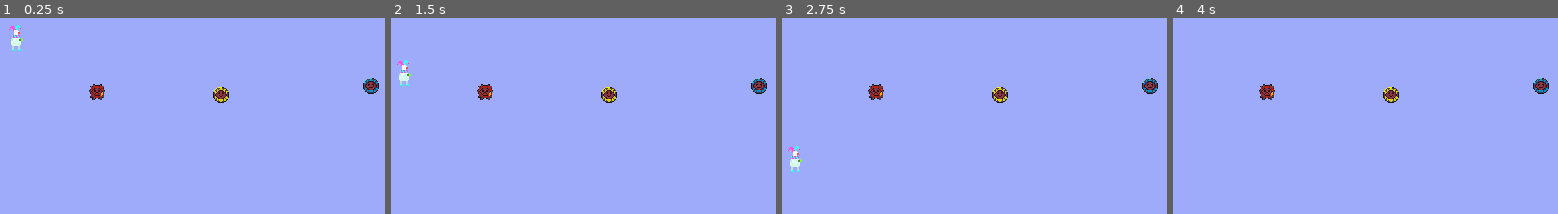
Above: before the commit, frames 1-4 (left to right).
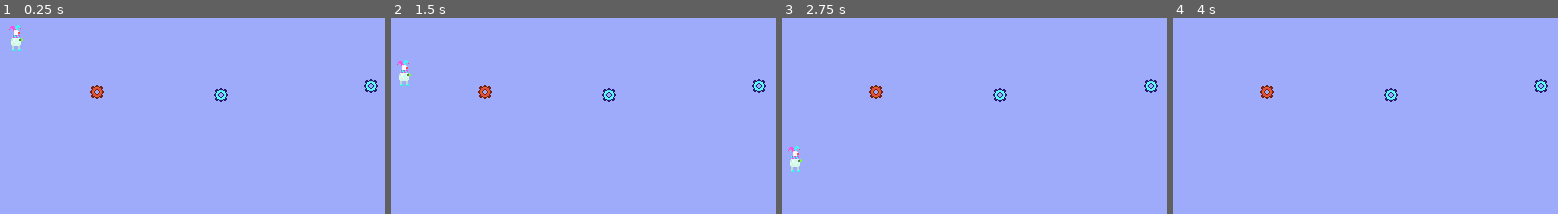
Above: after the commit, the same moments.

Repository: Person552/tower-swing
Game: Godot game, scene res://scenes/main.tscn
Two runs of this game, one before a commit and one after it. Both use one fixed random seed, a clock stepped at 60 frames per second and the inputs below.
Inputs:
- Up to frame 1 (0.25 s): no input
- Up to frame 2 (1.5 s): tap Enter (ui_accept) at 0.5, 0.77 s
- Up to frame 3 (2.75 s): tap Enter (ui_accept) at 1.52 s
- Up to frame 4 (4 s): tap Enter (ui_accept) at 3.02, 3.5, 3.77 s

The runs differ from the first frame. In frame 1, 0.8% of the frame differs, in the area x 23-99%, y 30-44%; in frame 2, 0.8%; in frame 3, 0.8%; in frame 4, 0.8%.

Commit message:
hookpoints
updated hookpoint sprites and animation

Diff:
--- a/scenes/hook_point.tscn
+++ b/scenes/hook_point.tscn
@@ -1,15 +1,112 @@
 [gd_scene format=3 uid="uid://dtrurqm5eg5uu"]
 
 [ext_resource type="Script" uid="uid://cbld2bk53n63x" path="res://scripts/hook_point.gd" id="1_y31g3"]
-[ext_resource type="Texture2D" uid="uid://n6mbm7h70k83" path="res://placeholders/hookpoint_loop.png" id="2_rabuv"]
-[ext_resource type="Texture2D" uid="uid://dl4os67gqc5v7" path="res://placeholders/hookpoint_pull.png" id="3_m7fba"]
-[ext_resource type="Texture2D" uid="uid://daky2dfjgi7c6" path="res://placeholders/hookpoint_swing.png" id="4_43l11"]
+[ext_resource type="Texture2D" uid="uid://b24ijiadwv45" path="res://textures/hookpoints.png" id="2_y31g3"]
+
+[sub_resource type="AtlasTexture" id="AtlasTexture_kgy2h"]
+atlas = ExtResource("2_y31g3")
+region = Rect2(0, 0, 16, 16)
+
+[sub_resource type="AtlasTexture" id="AtlasTexture_rabuv"]
+atlas = ExtResource("2_y31g3")
+region = Rect2(0, 16, 16, 16)
+
+[sub_resource type="AtlasTexture" id="AtlasTexture_m7fba"]
+atlas = ExtResource("2_y31g3")
+region = Rect2(0, 32, 16, 16)
+
+[sub_resource type="AtlasTexture" id="AtlasTexture_43l11"]
+atlas = ExtResource("2_y31g3")
+region = Rect2(0, 48, 16, 16)
+
+[sub_resource type="AtlasTexture" id="AtlasTexture_an26g"]
+atlas = ExtResource("2_y31g3")
+region = Rect2(0, 64, 16, 16)
+
+[sub_resource type="AtlasTexture" id="AtlasTexture_r44k5"]
+atlas = ExtResource("2_y31g3")
+region = Rect2(0, 80, 16, 16)
+
+[sub_resource type="AtlasTexture" id="AtlasTexture_xvnol"]
+atlas = ExtResource("2_y31g3")
+region = Rect2(0, 112, 16, 16)
+
+[sub_resource type="AtlasTexture" id="AtlasTexture_potai"]
+atlas = ExtResource("2_y31g3")
+region = Rect2(16, 0, 16, 16)
+
+[sub_resource type="AtlasTexture" id="AtlasTexture_rw710"]
+atlas = ExtResource("2_y31g3")
+region = Rect2(16, 16, 16, 16)
+
+[sub_resource type="AtlasTexture" id="AtlasTexture_elbvd"]
+atlas = ExtResource("2_y31g3")
+region = Rect2(16, 32, 16, 16)
+
+[sub_resource type="AtlasTexture" id="AtlasTexture_gqac5"]
+atlas = ExtResource("2_y31g3")
+region = Rect2(16, 48, 16, 16)
+
+[sub_resource type="AtlasTexture" id="AtlasTexture_gs6l7"]
+atlas = ExtResource("2_y31g3")
+region = Rect2(16, 64, 16, 16)
+
+[sub_resource type="AtlasTexture" id="AtlasTexture_flop7"]
+atlas = ExtResource("2_y31g3")
+region = Rect2(16, 80, 16, 16)
+
+[sub_resource type="AtlasTexture" id="AtlasTexture_seogd"]
+atlas = ExtResource("2_y31g3")
+region = Rect2(16, 112, 16, 16)
+
+[sub_resource type="AtlasTexture" id="AtlasTexture_dm574"]
+atlas = ExtResource("2_y31g3")
+region = Rect2(32, 0, 16, 16)
+
+[sub_resource type="AtlasTexture" id="AtlasTexture_qgsk7"]
+atlas = ExtResource("2_y31g3")
+region = Rect2(32, 16, 16, 16)
+
+[sub_resource type="AtlasTexture" id="AtlasTexture_41j5s"]
+atlas = ExtResource("2_y31g3")
+region = Rect2(32, 32, 16, 16)
+
+[sub_resource type="AtlasTexture" id="AtlasTexture_tdw3c"]
+atlas = ExtResource("2_y31g3")
+region = Rect2(32, 48, 16, 16)
+
+[sub_resource type="AtlasTexture" id="AtlasTexture_73c13"]
+atlas = ExtResource("2_y31g3")
+region = Rect2(32, 64, 16, 16)
+
+[sub_resource type="AtlasTexture" id="AtlasTexture_nnhe8"]
+atlas = ExtResource("2_y31g3")
+region = Rect2(32, 80, 16, 16)
+
+[sub_resource type="AtlasTexture" id="AtlasTexture_bxvrk"]
+atlas = ExtResource("2_y31g3")
+region = Rect2(32, 112, 16, 16)
 
 [sub_resource type="SpriteFrames" id="SpriteFrames_psq6u"]
 animations = [{
 "frames": [{
 "duration": 1.0,
-"texture": ExtResource("2_rabuv")
+"texture": SubResource("AtlasTexture_kgy2h")
+}, {
+"duration": 1.0,
+"texture": SubResource("AtlasTexture_rabuv")
+}, {
+"duration": 1.0,
+"texture": SubResource("AtlasTexture_m7fba")
+}, {
+"duration": 1.0,
+"texture": SubResource("AtlasTexture_43l11")
+}, {
+"duration": 1.0,
+"texture": SubResource("AtlasTexture_an26g")
+}, {
+"duration": 1.0,
+"texture": SubResource("AtlasTexture_r44k5")
 }],
 "loop": 1,
 "name": &"loop",
@@ -17,7 +114,30 @@
 }, {
 "frames": [{
 "duration": 1.0,
-"texture": ExtResource("3_m7fba")
+"texture": SubResource("AtlasTexture_xvnol")
+}],
+"loop": 1,
+"name": &"loop_hooked",
+"speed": 5.0
+}, {
+"frames": [{
+"duration": 1.0,
+"texture": SubResource("AtlasTexture_potai")
+}, {
+"duration": 1.0,
+"texture": SubResource("AtlasTexture_rw710")
+}, {
+"duration": 1.0,
+"texture": SubResource("AtlasTexture_elbvd")
+}, {
+"duration": 1.0,
+"texture": SubResource("AtlasTexture_gqac5")
+}, {
+"duration": 1.0,
+"texture": SubResource("AtlasTexture_gs6l7")
+}, {
+"duration": 1.0,
+"texture": SubResource("AtlasTexture_flop7")
 }],
 "loop": 1,
 "name": &"pull",
@@ -25,10 +145,41 @@
 }, {
 "frames": [{
 "duration": 1.0,
-"texture": ExtResource("4_43l11")
+"texture": SubResource("AtlasTexture_seogd")
+}],
+"loop": 1,
+"name": &"pull_hooked",
+"speed": 5.0
+}, {
+"frames": [{
+"duration": 1.0,
+"texture": SubResource("AtlasTexture_dm574")
+}, {
+"duration": 1.0,
+"texture": SubResource("AtlasTexture_qgsk7")
+}, {
+"duration": 1.0,
+"texture": SubResource("AtlasTexture_41j5s")
+}, {
+"duration": 1.0,
+"texture": SubResource("AtlasTexture_tdw3c")
+}, {
+"duration": 1.0,
+"texture": SubResource("AtlasTexture_73c13")
+}, {
+"duration": 1.0,
+"texture": SubResource("AtlasTexture_nnhe8")
 }],
 "loop": 1,
 "name": &"swing",
+"speed": 5.0
+}, {
+"frames": [{
+"duration": 1.0,
+"texture": SubResource("AtlasTexture_bxvrk")
+}],
+"loop": 1,
+"name": &"swing_hooked",
 "speed": 5.0
 }]
 
@@ -38,4 +189,4 @@
 [node name="AnimatedSprite2D" type="AnimatedSprite2D" parent="." unique_id=1647605189]
 z_index = -1
 sprite_frames = SubResource("SpriteFrames_psq6u")
-animation = &"swing"
+animation = &"loop"
--- a/scripts/hook_point.gd
+++ b/scripts/hook_point.gd
@@ -7,8 +7,23 @@
 		$AnimatedSprite2D.animation = type
 @export var id : int
 
+var current_offset = Vector2(0.0, 0.0)
+
 func _process(delta: float) -> void:
 	if Engine.is_editor_hint():
 		var name_id = String(self.name).replace("HookPoint","")
 		if name_id.is_valid_int() :
 			self.id = name_id
+	else:
+		# Code for hookpoints to randomly float around
+		current_offset.x += randf_range(-0.1,0.1)
+		current_offset.y += randf_range(-0.1,0.1)
+		if current_offset.x > 2:
+			current_offset.x = 2
+		if current_offset.x < -2:
+			current_offset.x = -2
+		if current_offset.y > 2:
+			current_offset.x = 2
+		if current_offset.y < -2:
+			current_offset.x = -2
+		$AnimatedSprite2D.offset = Vector2(int(current_offset.x), int(current_offset.y))
Binary file removed: placeholders/hookpoints.png
Binary file added: textures/hookpoints.png
Not shown, changed: textures/hookpoints.png.import
